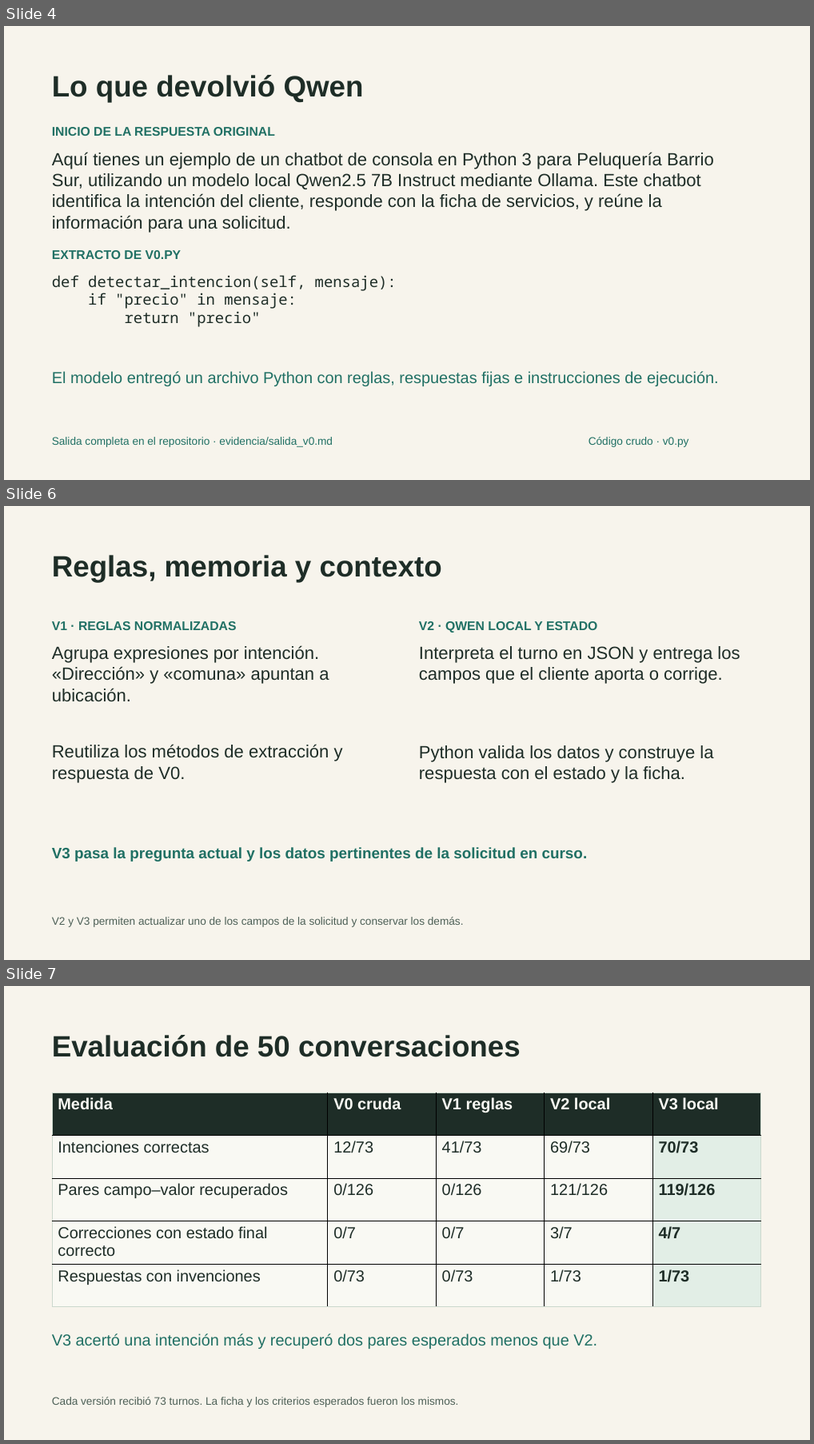
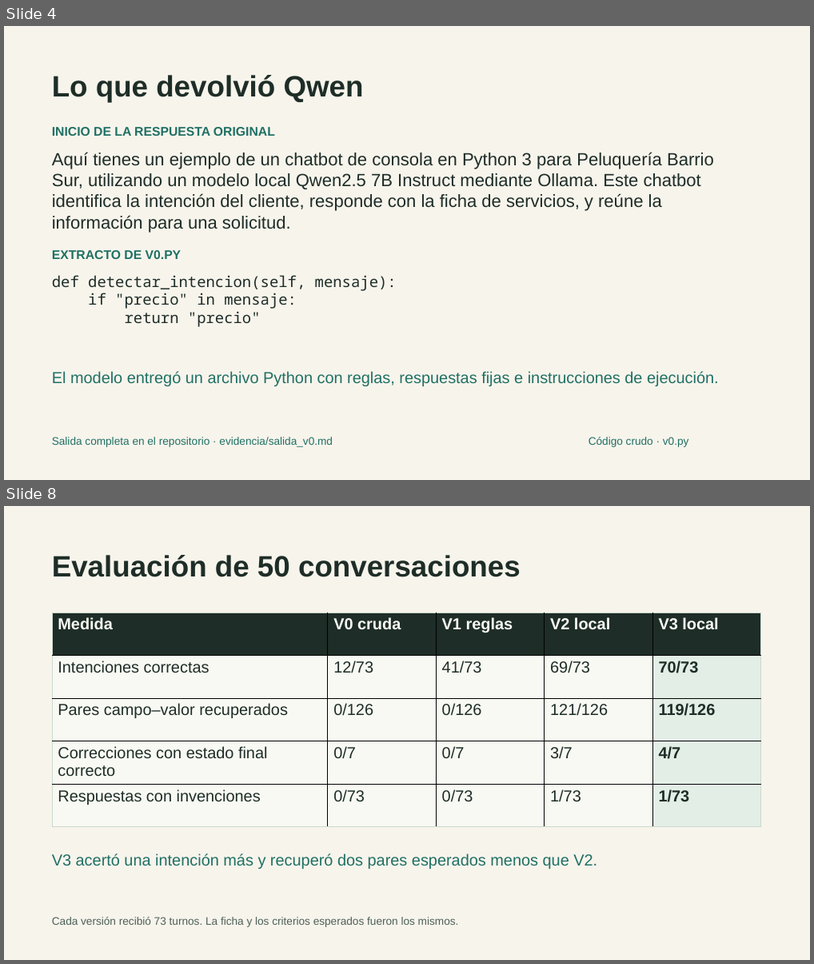
Before and after one commit to skratttt/langchi-peluqueria, a slide deck: presentacion/Defensa_LangChi.pptx. Shown one above the other, each under a label of ours: slides 4, 6 and 7 before the commit, slides 4 and 8 after it; the slides between them are not shown. The pictures are 814x1444 and 814x964 pixels, drawn with LibreOffice and Linux fonts; fonts in the diff are those of the drawing. Boxes give left, top, right and bottom in pixels: in the first picture for what was removed or moved away, otherwise in the second. Text is boxed around its words. In the diff, an @@ line names an element or a change of style, - is before the commit and + after.

```diff
--- a/presentacion/Defensa_LangChi.pptx
+++ b/presentacion/Defensa_LangChi.pptx
@@ slide 6 removed at bbox=[4, 506, 810, 960], background #F7F4EC @@
@@ text removed at bbox=[52, 555, 442, 582] @@
-Reglas, memoria y contexto
@@ text removed at bbox=[52, 621, 237, 630] @@
-V1 · REGLAS NORMALIZADAS
@@ text removed at bbox=[419, 621, 598, 632] @@
-V2 · QWEN LOCAL Y ESTADO
@@ text removed at bbox=[52, 645, 329, 702] @@
-Agrupa expresiones por intención. «Dirección» y «comuna» apuntan a ubicación.
@@ text removed at bbox=[419, 646, 740, 684] @@
-Interpreta el turno en JSON y entrega los campos que el cliente aporta o corrige.
@@ text removed at bbox=[52, 744, 343, 783] @@
-Reutiliza los métodos de extracción y respuesta de V0.
@@ text removed at bbox=[419, 745, 714, 783] @@
-Python valida los datos y construye la respuesta con el estado y la ficha.
@@ text removed at bbox=[52, 847, 588, 861] @@
-V3 pasa la pregunta actual y los datos pertinentes de la solicitud en curso.
@@ text removed at bbox=[52, 916, 464, 927] @@
-V2 y V3 permiten actualizar uno de los campos de la solicitud y conservar los demás.
@@ what was slide 7 is now slide 8 @@
```
Also in this commit, not shown: 1 slide changed, 3 slides added, 1 other slide removed, 1 other file.
